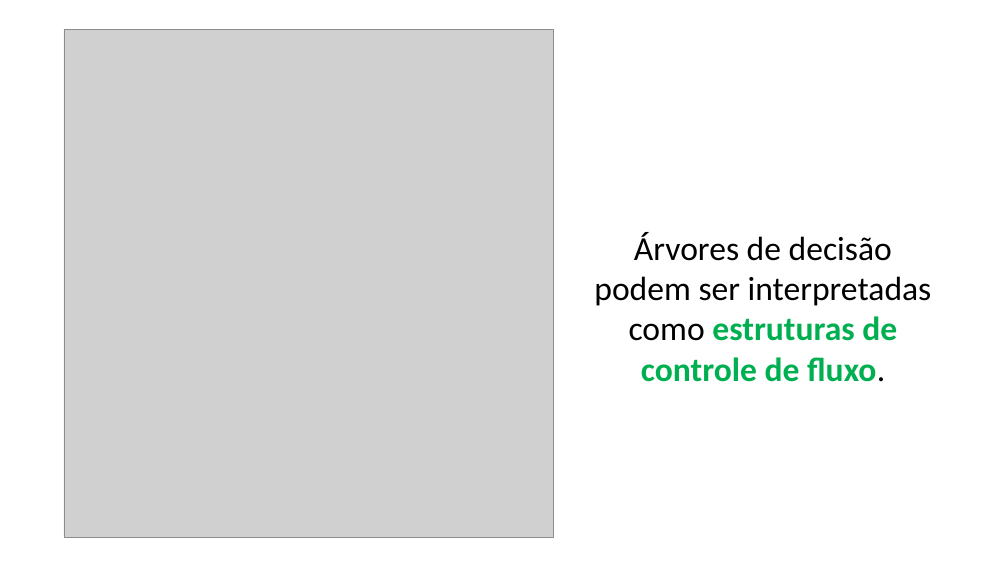
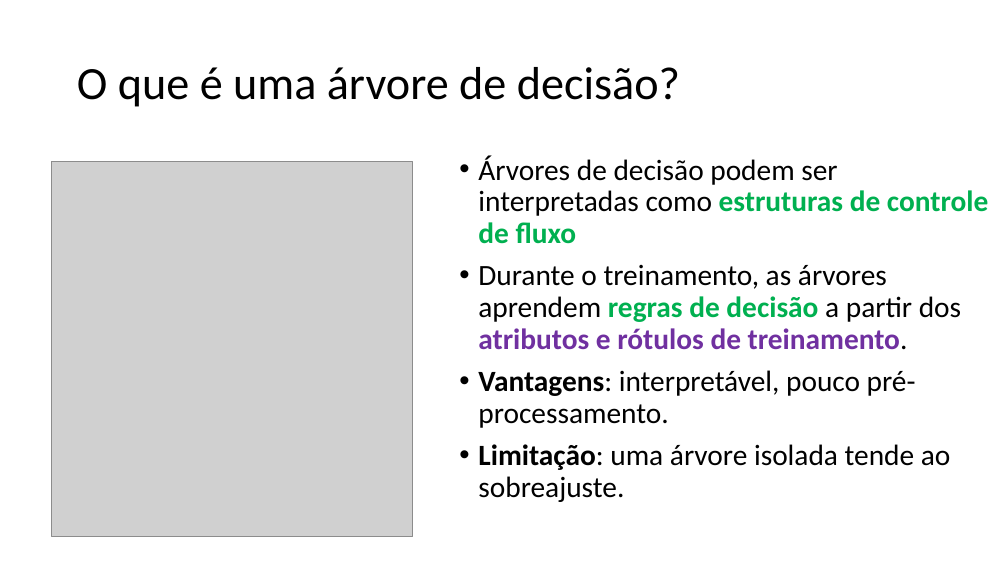
Before and after one commit to zz4fap/c24_inteligencia_artificial, a slide deck: slide 4 of slides/C24_Árvores_de_decisão.pptx. Drawn at 1008x567 pixels with LibreOffice and Linux fonts; fonts in the diff are those of the drawing; grey boxes stand for pictures. Boxes give left, top, right and bottom in pixels: in the first picture for what was removed or moved away, otherwise in the second. Text is boxed around its words. In the diff, an @@ line names an element or a change of style, - is before the commit and + after.

```diff
--- a/slides/C24_Árvores_de_decisão.pptx
+++ b/slides/C24_Árvores_de_decisão.pptx
@@ title added at (77,67,680,107), 44 pt, text #000000 @@
+O que é uma árvore de decisão?
@@ picture: place and size @@
-picture at (64,29,554,538)
+picture at (52,161,414,537)
@@ text added at (478,155,988,502), 28 pt, text #000000 @@
+• Árvores de decisão podem ser interpretadas como estruturas de controle de fluxo
+• Durante o treinamento, as árvores aprendem regras de decisão a partir dos atributos e rótulos de treinamento.
+• Vantagens: interpretável, pouco pré-processamento.
+• Limitação: uma árvore isolada tende ao sobreajuste.
@@ text removed at (594,232,932,382) @@
-Árvores de decisão podem ser interpretadas como estruturas de controle de fluxo.
```
Also in this commit, not shown: 7 other slides changed, 3 slides added, 2 slides removed.
